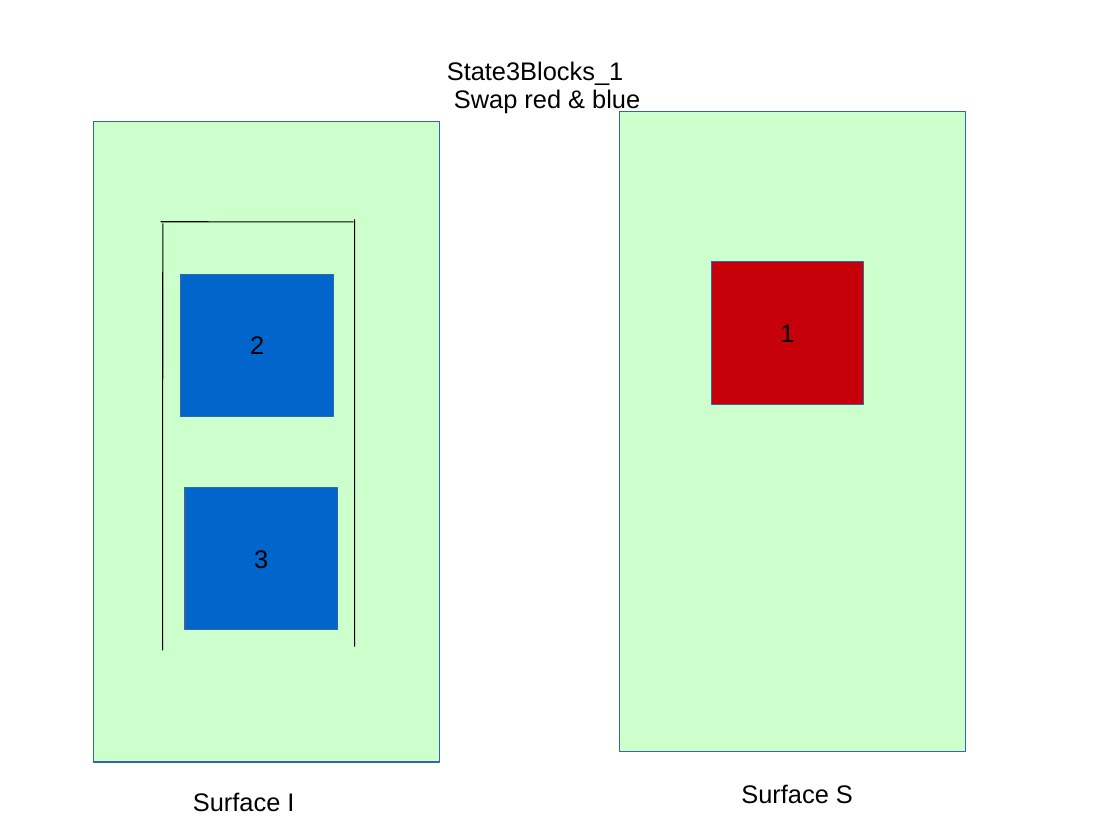
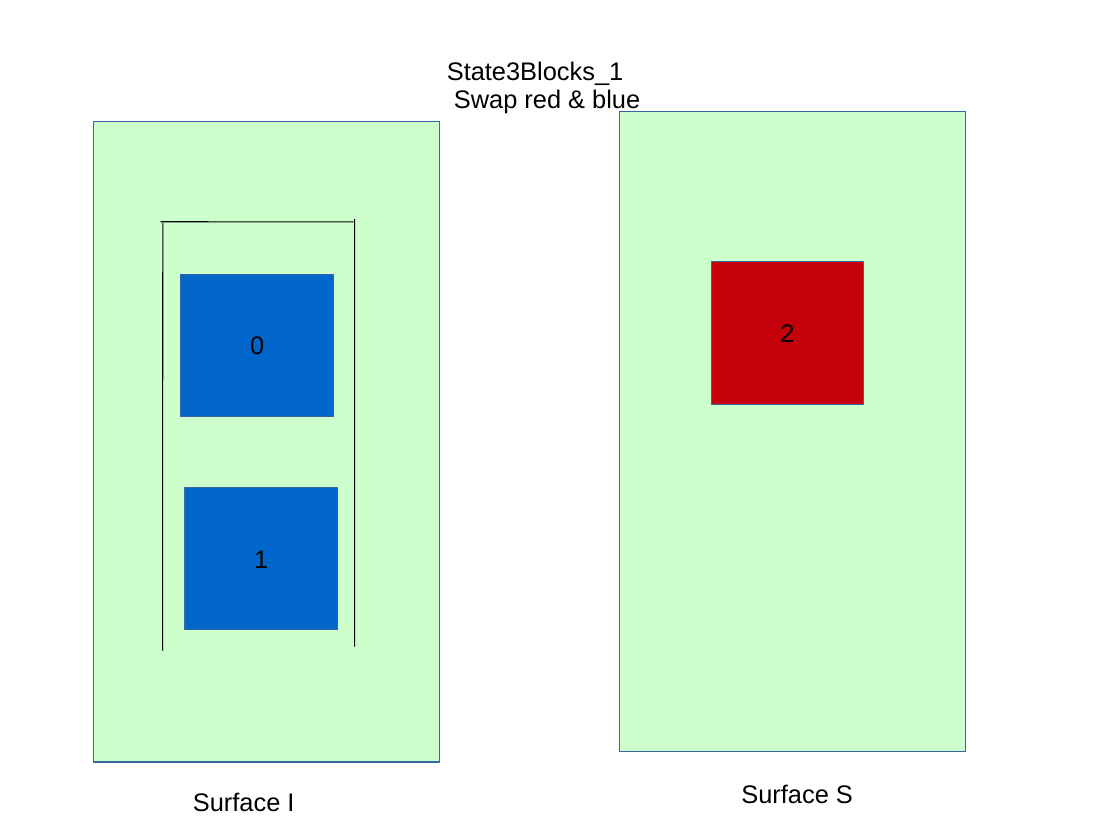
Before and after one commit to bhomberg/6834-task-motion-planner, a slide deck: slide 1 of states/statesDrawings.ppt. Drawn at 1120x840 pixels with LibreOffice and Linux fonts; fonts in the diff are those of the drawing. Boxes give left, top, right and bottom in pixels: in the first picture for what was removed or moved away, otherwise in the second. Text is boxed around its words. In the diff, an @@ line names an element or a change of style, - is before the commit and + after.

```diff
--- a/states/statesDrawings.ppt
+++ b/states/statesDrawings.ppt
@@ text in rectangle at <box>780,324,794,342</box>: text changed @@
-1
+2
@@ text in rectangle at <box>250,336,264,355</box>: text changed @@
-2
+0
@@ text in rectangle at <box>254,550,268,568</box>: text changed @@
-3
+1
```
Also in this commit, not shown: 7 other slides changed, 10 other files.
